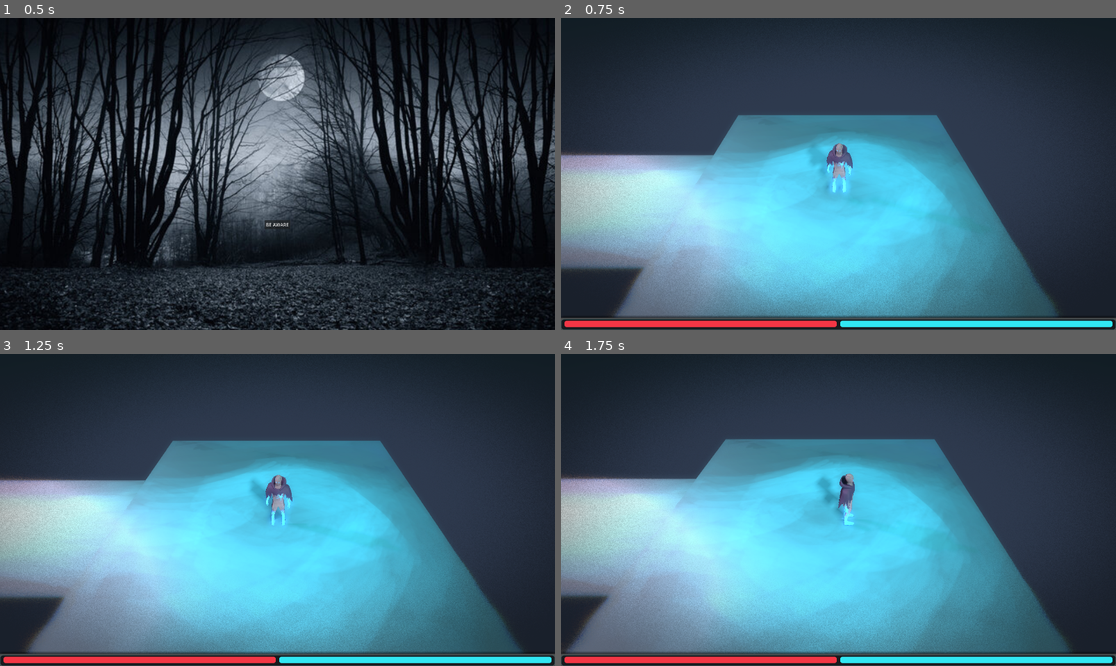
Above: before the commit, frames 1-4 (two rows, left to right).
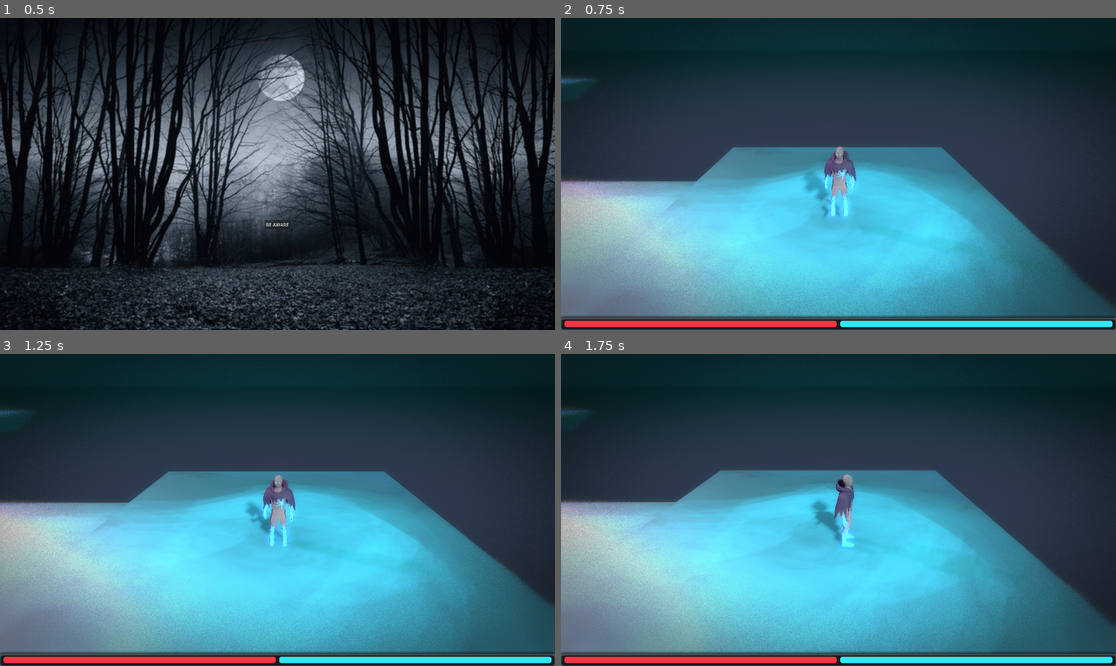
Above: after the commit, the same moments.

Repository: 1p22geo/AWARE_v0
Game: Godot game, scene res://scenes/UI/MainMenu/MainMenu.tscn
The game is run twice, just before and just after one commit, with the same random seed, the same clock (stepped at 60 frames per second) and the same inputs.
Inputs (mouse positions are in pixels of both pictures, inside the frame that each line leads up to):
- Up to frame 1 (0.5 s): no input
- Up to frame 2 (0.75 s): click "BE AWARE" at 0.5 s
- Up to frame 3 (1.25 s): no input
- Up to frame 4 (1.75 s): tap Enter at 1.25 s; move the mouse to (960, 494) at 1.27 s; hold D (move_right) from 1.28 s (still down); hold Shift from 1.28 s (still down); click (960, 494) at 1.42 s; tap Space (jump) at 1.52 s

Frame 1 is identical in both runs. In frame 2, 32% of the frame differs, in the area x 0-100%, y 5-97%; in frame 3, 34%; in frame 4, 33%.

Commit message:
fix: adjust camera offset

Diff:
--- a/src/camera/ThirdPersonCamera.gd
+++ b/src/camera/ThirdPersonCamera.gd
@@ -2,9 +2,9 @@
 class_name ThirdPersonCamera
 
 @export var target: Node3D
-@export var default_offset := Vector3(0, 12, 10)
+@export var default_offset := Vector3(0, 8, 10)
 @export var map_offset := Vector3(0, 100, 80)
-@export var follow_speed := 4.0
+@export var follow_speed := 6.0
 @export var zoom_speed := 5.0
 
 var smoothed_position := Vector3.ZERO
@@ -31,4 +31,4 @@
 	smoothed_position = smoothed_position.lerp(target.global_position, follow_speed * delta)
 	global_position = smoothed_position + current_offset
 
-	look_at(smoothed_position + Vector3(0, 1, 0), Vector3.UP)
+	look_at(smoothed_position + Vector3(0, 2, 0), Vector3.UP)
